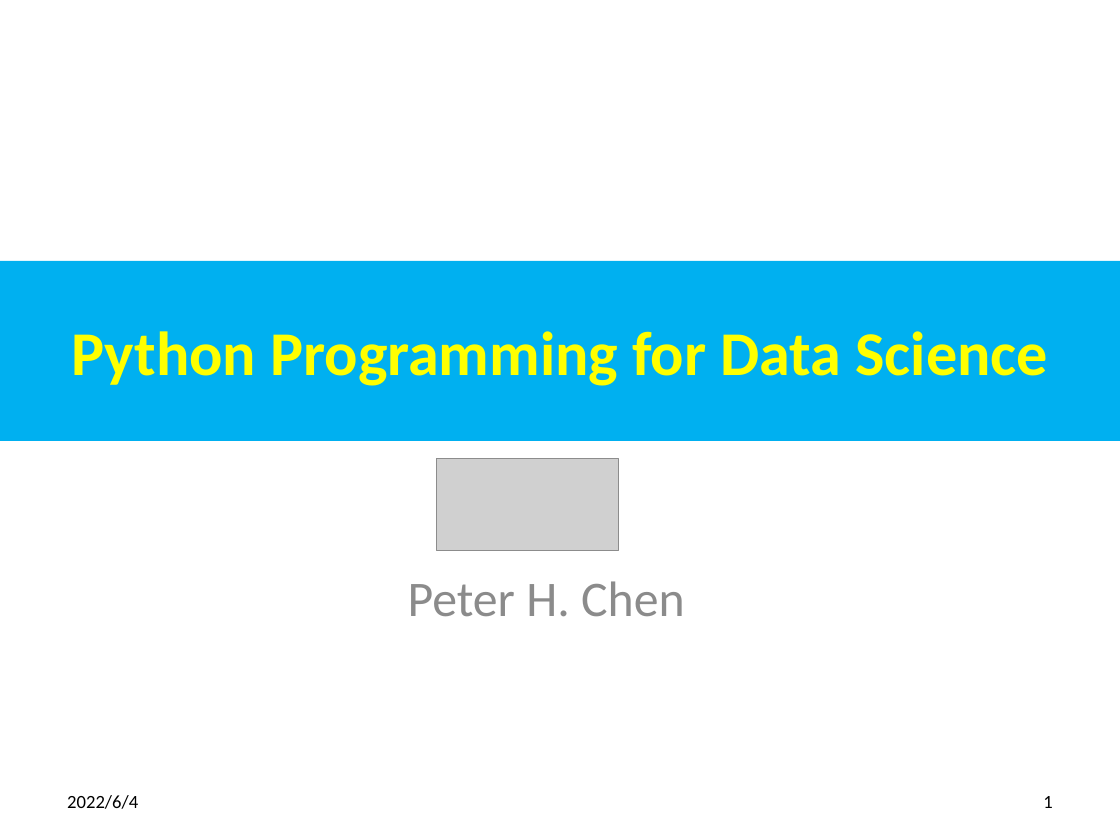
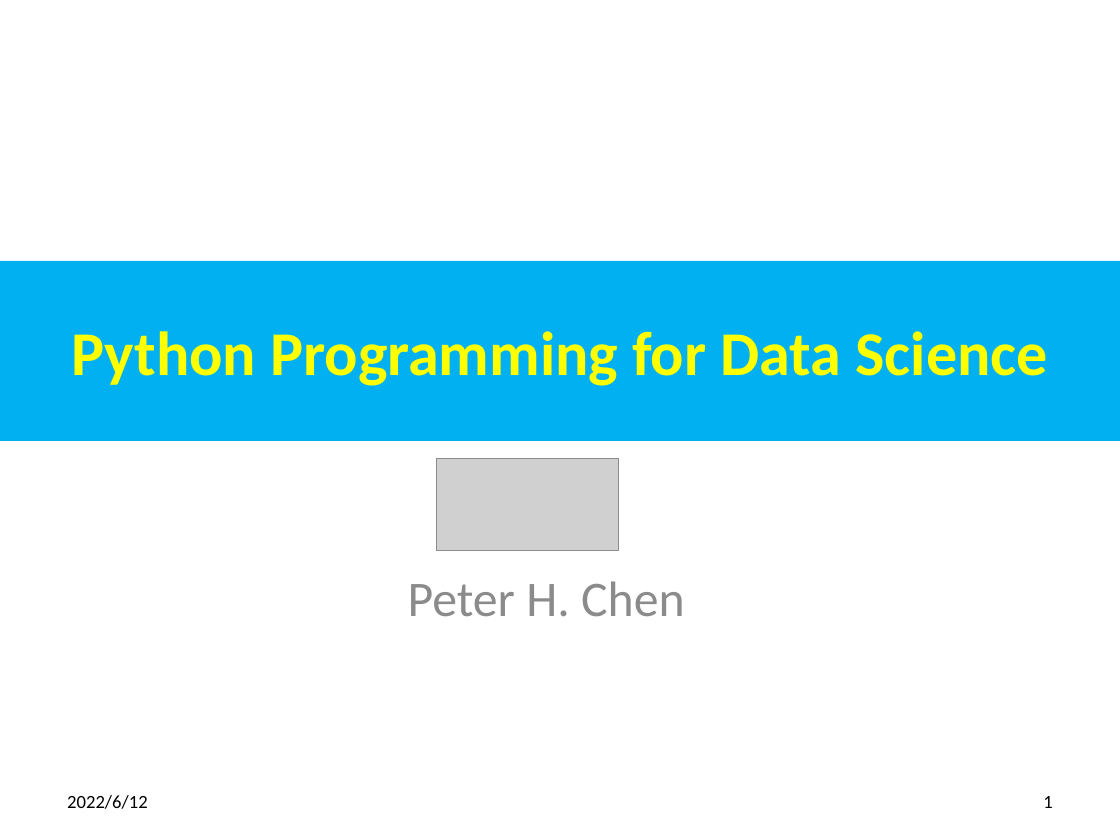
Before and after one commit to peterhchen/012_Python_Data_Science, a slide deck: slide 1 of 00_Python_DataScience_Syllabus.pptx. Drawn at 1120x840 pixels with LibreOffice and Linux fonts; fonts in the diff are those of the drawing; grey boxes stand for pictures. Boxes give left, top, right and bottom in pixels: in the first picture for what was removed or moved away, otherwise in the second. Text is boxed around its words. In the diff, an @@ line names an element or a change of style, - is before the commit and + after.

```diff
--- a/00_Python_DataScience_Syllabus.pptx
+++ b/00_Python_DataScience_Syllabus.pptx
@@ text at [67,795,148,809]: text changed @@
-2022/6/4
+2022/6/12
```
Also in this commit, not shown: 5 other slides changed.
